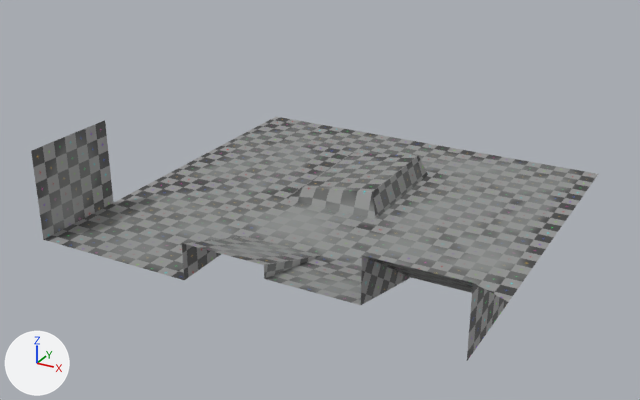
Two versions of the OBJ model assets/models/skatepark.obj, one commit apart.
One viewpoint serves both versions: a 50 mm lens placed at (14.6, -28.5, 14.2), pointed at (-0.5, -1.0, 0.5). Lighting does not change. The marker at lower left points along +X, +Y and +Z. Where no turn or scale is listed for an object, it has been applied to the vertices.

The scene before the commit, as lines of its bpy script (objects in view):
```python
me_skatepark = bpy.data.meshes.new('skatepark')
me_skatepark.from_pydata(...)  # 35 vertices, 25 faces; spans x -8.1..8.1, y -8.1..8.1, z 0.0..3.4
me_skatepark.materials.append(mat_material_001)  # picture img_skatepark_png
# before: 0 (-8.1, -8.1, 0.0) at pixel (43, 239), 2 (-8.1, 8.1, 0.0) at pixel (276, 116), 3 (8.1, 8.1, 0.0) at pixel (598, 173), 5 (-1.8, 8.1, 0.0) at pixel (389, 136), 6 (-8.1, -4.3, 3.4) at pixel (105, 120)
# before: 7 (1.4, 8.1, 0.0) at pixel (451, 147), 8 (-8.1, -4.3, 0.0) at pixel (113, 202), 14 (4.7, 8.1, 0.0) at pixel (522, 160), 15 (-8.1, -8.1, 3.4) at pixel (31, 150), 24 (-8.1, 4.1, 0.0) at pixel (232, 139)
# before: 27 (-8.1, -0.3, 0.0) at pixel (174, 170)
ob_skatepark = bpy.data.objects.new('skatepark', me_skatepark)
ob_skatepark.location = (0.0, 0.0, 0.0)
```
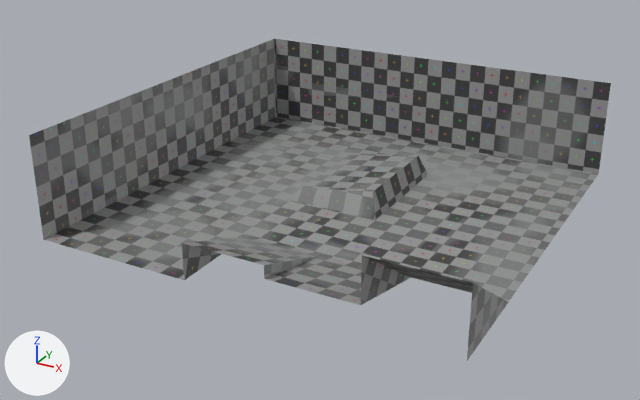
Edits to the scene script, one JSON object a line:
```json
{"block": "me_skatepark", "where": "# used by ob_skatepark; location = (0.0, 0.0, 0.0)"}
{"block": "me_skatepark", "where": "# verts and faces of me_skatepark; kept vertices keep their numbers, new ones are numbered from 35"}
{"op": "remove", "block": "me_skatepark", "code": "me_skatepark.from_pydata(...)  # 35 vertices, 25 faces; spans x -8.1..8.1, y -8.1..8.1, z 0.0..3.4"}
{"op": "add", "block": "me_skatepark", "code": "me_skatepark.from_pydata(...)  # 42 vertices, 32 faces, 1 loose edge; spans x -8.1..8.1, y -8.1..8.1, z 0.0..4.0"}
{"block": "me_skatepark", "change": "me_skatepark part 1"}
{"op": "add", "block": "me_skatepark", "code": "delete_vertices([6])  # with the faces that use them"}
{"op": "add", "block": "me_skatepark", "code": "verts[15] = (-8.1, -8.1, 4.0)  # moved, pixel (28, 135)"}
{"op": "add", "block": "me_skatepark", "code": "for new, old in zip([*range(35, 43)], [2, 3, 5, 7, 8, 14, 24, 27]): verts[new] = verts[old] + (0.0, 0.0, 4.0)"}
{"op": "add", "block": "me_skatepark", "code": "edges += [(15, 39)]"}
{"op": "add", "block": "me_skatepark", "code": "faces += [(8, 27, 42, 39), (2, 35, 41, 24), (0, 8, 39, 15), (24, 41, 42, 27), (5, 7, 38, 37), (2, 5, 37, 35)]"}
{"op": "add", "block": "me_skatepark", "code": "faces += [(7, 14, 40, 38), (3, 36, 40, 14)]"}
{"block": "me_skatepark", "change": "me_skatepark part 2: 24 kept faces spanning x -8.1..8.1, y -8.1..8.1, z 0.0..2.5 get new texture (UV) coordinates"}
```

What differs and where, as boxes [x1, y1, x2, y2] in the pictures (640 x 400 px):
```json
{"object": "skatepark", "change": "reshaped", "before": [31, 117, 598, 361], "after": [29, 39, 611, 361], "on screen": "32% taller"}
{"part": 1, "of": "me_skatepark", "change": "built on", "before": [31, 120, 114, 240], "after": [29, 39, 611, 240]}
{"part": 2, "of": "me_skatepark", "change": "surface changed", "before": [44, 117, 598, 361], "after": [44, 117, 598, 361]}
```
